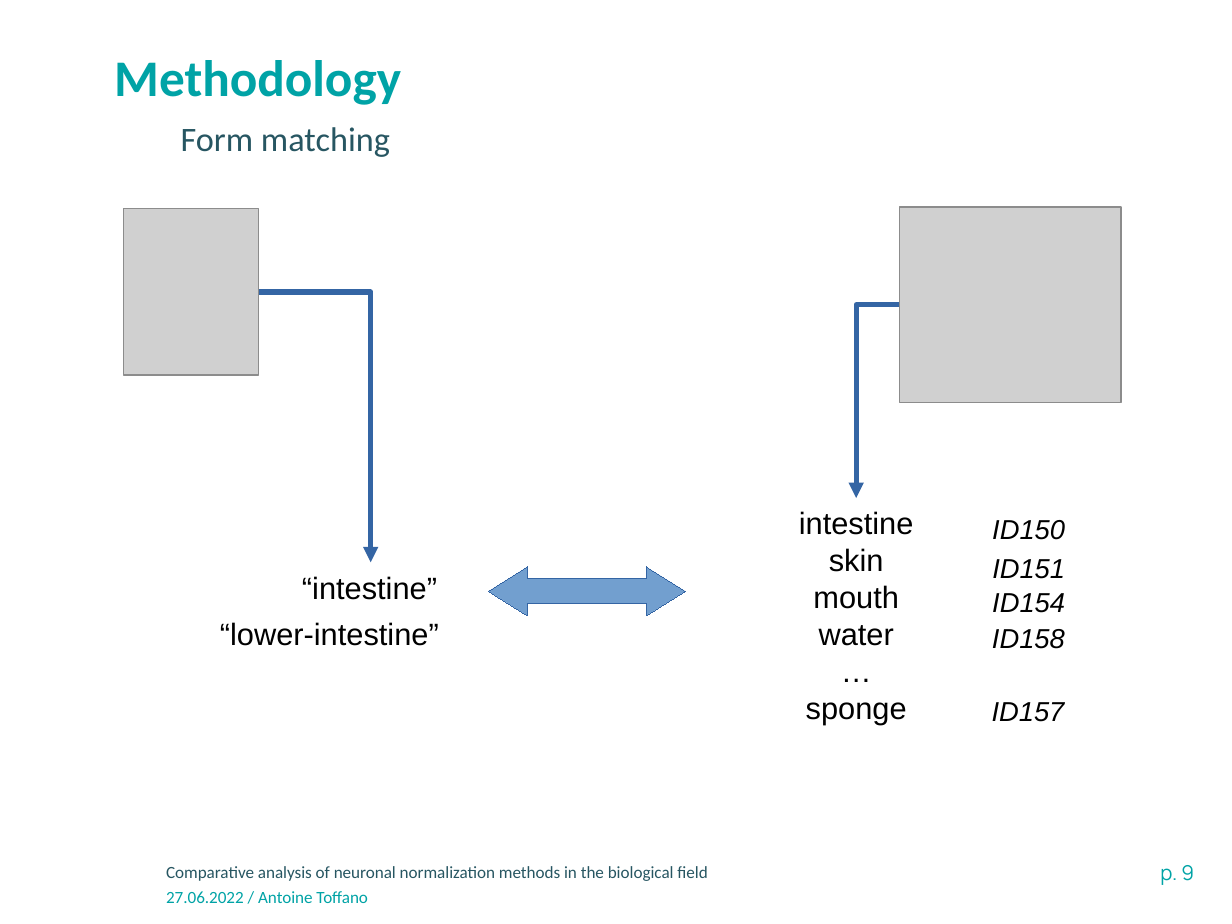
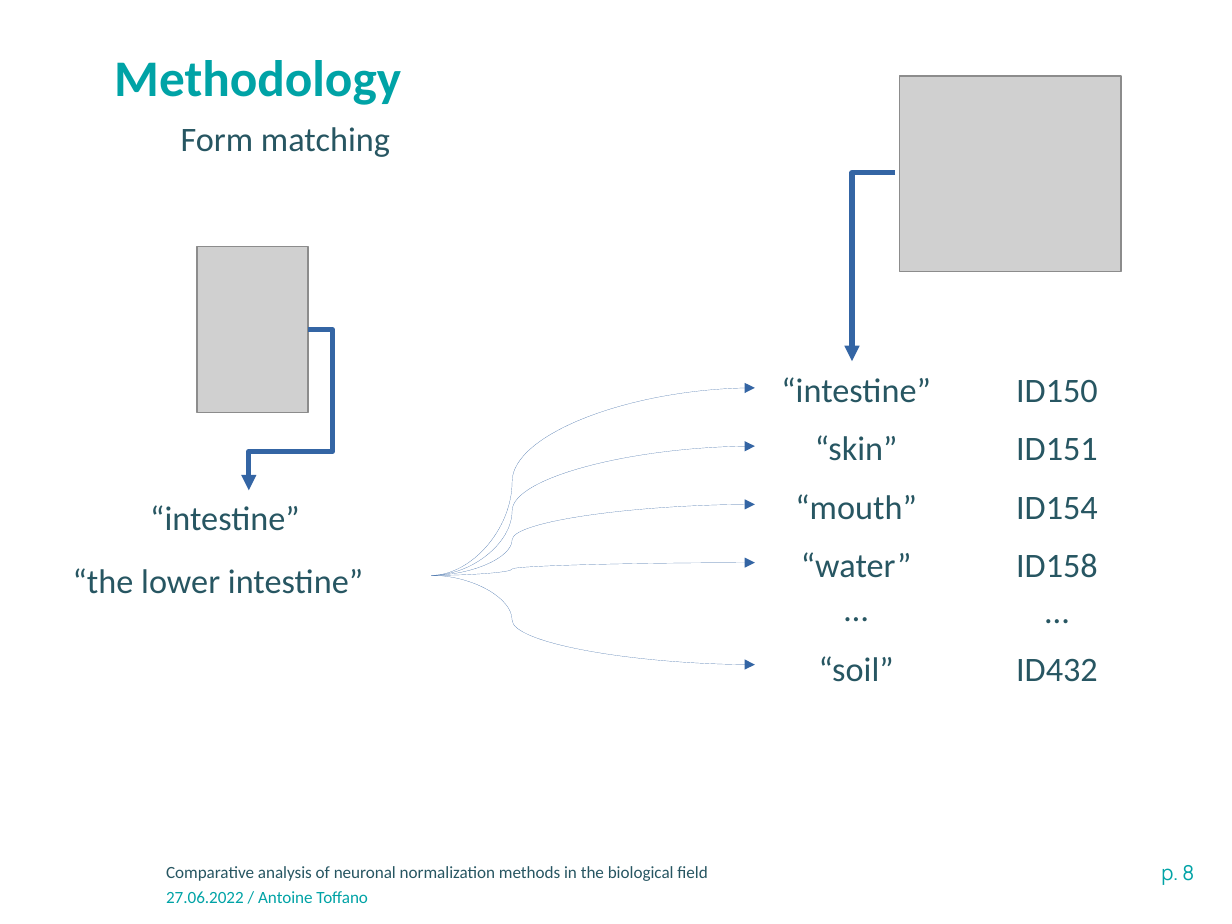
Before and after one commit to atoffano/entity-norm, a slide deck: slide 8 of Presentation-INRAE-format classique.odp (slide 9 before the commit). Drawn at 1232x924 pixels with LibreOffice and Linux fonts; fonts in the diff are those of the drawing; grey boxes stand for pictures; background and template pictures are left out. Boxes give left, top, right and bottom in pixels: in the first picture for what was removed or moved away, otherwise in the second. Text is boxed around its words. In the diff, an @@ line names an element or a change of style, - is before the commit and + after.

```diff
--- a/Presentation-INRAE-format classique.odp
+++ b/Presentation-INRAE-format classique.odp
@@ picture: place and size @@
-picture at bbox=[899, 207, 1121, 402]
+picture at bbox=[899, 76, 1121, 271]
@@ elbow arrow moved from (899, 304) - (856, 498) to (896, 172) - (853, 361) @@
@@ picture: place and size @@
-picture at bbox=[123, 208, 259, 375]
+picture at bbox=[197, 246, 308, 413]
@@ elbow arrow moved from (259, 292) - (371, 562) to (308, 330) - (249, 490) @@
@@ curved arrow added from (431, 575) to (755, 388), #3465A4 0 pt @@
@@ text "“intestine”": place and size @@
-text "“intestine”" at bbox=[799, 511, 914, 725]
+text "“intestine”" at bbox=[781, 377, 931, 682]
@@ text "“intestine”" at bbox=[781, 377, 931, 682]: size 18 to 20 pt, font Arial to Calibri, text colour #000000 to #275662 in "…"; more space between paragraphs @@
@@ text at bbox=[781, 377, 931, 578]: text changed; size 18 to 20 pt; font Arial to Calibri; text colour #000000 to #275662 @@
-intestine
-skin
-mouth
-water
+“intestine”
+“skin”
+“mouth”
+“water”
@@ text added at bbox=[1016, 380, 1098, 682], 20 pt, text #275662 @@
+ID150
+ID151
+ID154
+ID158
+...
+ID432
@@ curved arrow added from (431, 575) to (755, 446), #3465A4 0 pt @@
@@ text "“intestine”": place and size @@
-text "“intestine”" at bbox=[302, 576, 437, 600]
+text "“intestine”" at bbox=[150, 505, 300, 531]
@@ text "“intestine”" at bbox=[150, 505, 300, 531]: size 18 to 20 pt, font Arial to Calibri, text colour #000000 to #275662 @@
@@ curved arrow added from (431, 575) to (755, 504), #3465A4 0 pt @@
@@ text removed at bbox=[992, 520, 1065, 540] @@
-ID150
@@ text at bbox=[73, 568, 363, 594]: text changed; size 18 to 20 pt; font Arial to Calibri; text colour #000000 to #275662 @@
-“lower-intestine”
+“the lower intestine”
@@ curved arrow added from (431, 575) to (755, 563), #3465A4 0 pt @@
@@ freeform shape removed at bbox=[488, 567, 685, 616] @@
@@ text removed at bbox=[992, 559, 1065, 579] @@
-ID151
@@ curved arrow added from (431, 575) to (755, 664), #3465A4 0 pt @@
@@ text removed at bbox=[992, 593, 1065, 613] @@
-ID154
@@ text removed at bbox=[992, 629, 1065, 649] @@
-ID158
@@ text at bbox=[819, 656, 894, 682]: text changed; size 18 to 20 pt; font Arial to Calibri; text colour #000000 to #275662 @@
-sponge
+“soil”
@@ text removed at bbox=[992, 702, 1065, 722] @@
-ID157
@@ page number at bbox=[1161, 865, 1194, 885]: text changed @@
-p. 9
+p. 8
```
Also in this commit, not shown: 11 other slides changed, 4 slides added, 2 slides removed, 1 other file.
